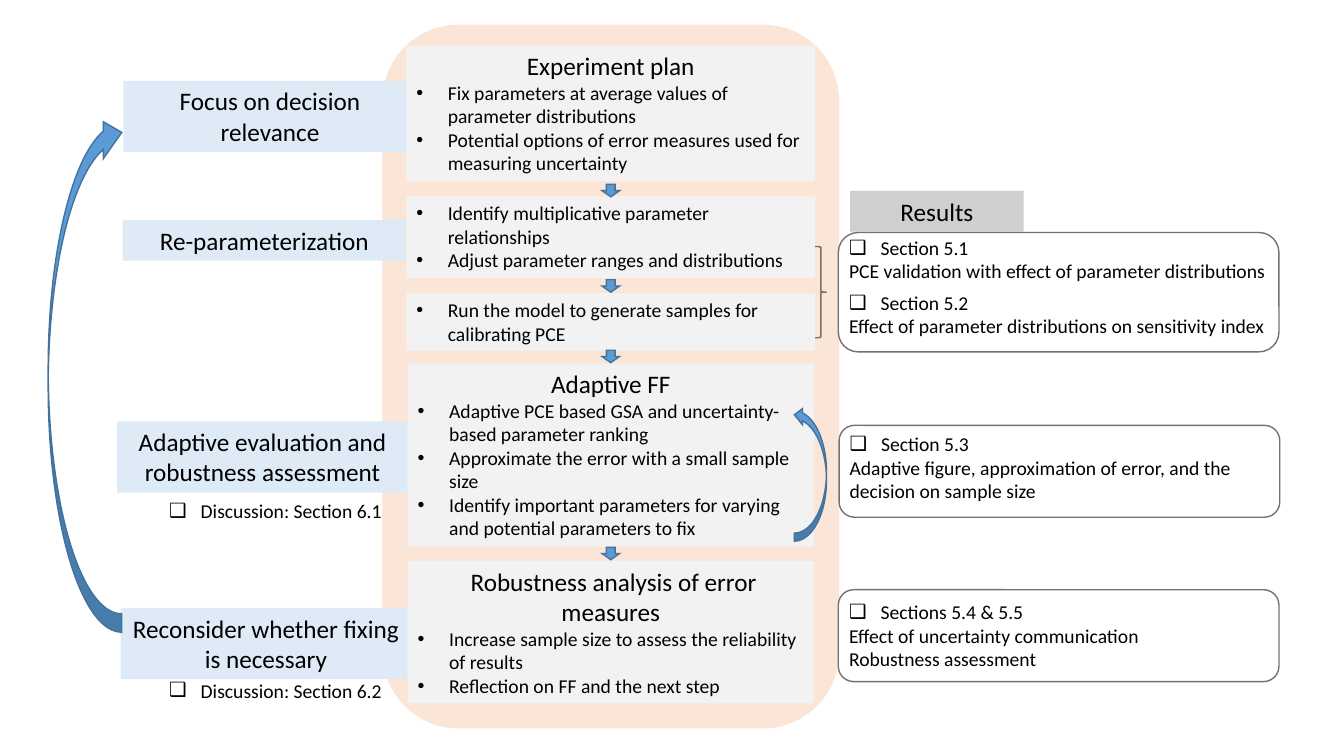
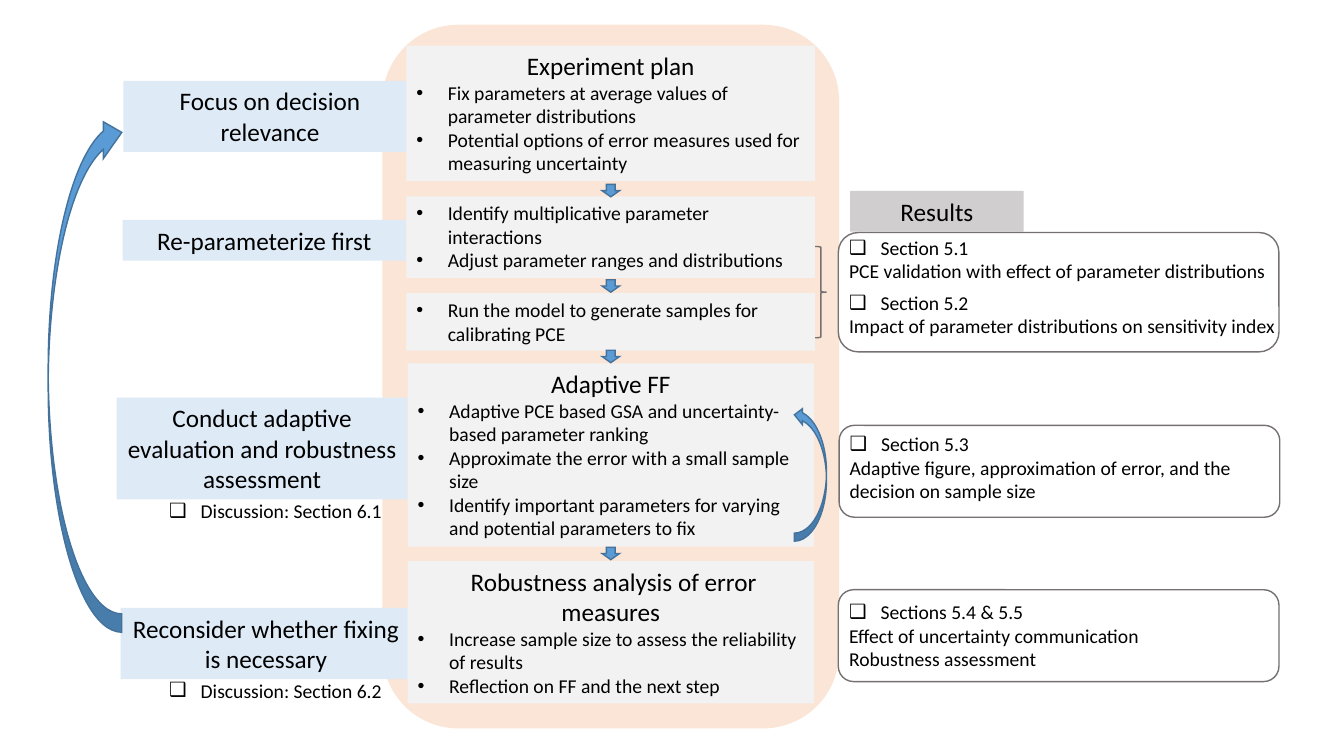
Before and after one commit to QianWanghhu/factor_fixing, a slide deck: slide 3 of output/paper0915/figure/Figures.pptx (slide 1 before the commit). Drawn at 1344x756 pixels with LibreOffice and Linux fonts; fonts in the diff are those of the drawing. Boxes give left, top, right and bottom in pixels: in the first picture for what was removed or moved away, otherwise in the second. Text is boxed around its words. In the diff, an @@ line names an element or a change of style, - is before the commit and + after.

```diff
--- a/output/paper0915/figure/Figures.pptx
+++ b/output/paper0915/figure/Figures.pptx
@@ text in rectangle at [448, 206, 709, 244]: text changed @@
-• Identify multiplicative parameter relationships
+• Identify multiplicative parameter interactions
@@ text in rectangle at [157, 232, 372, 254]: text changed @@
-Re-parameterization
+Re-parameterize first
@@ text at [849, 319, 1274, 336]: text changed @@
-Effect of parameter distributions on sensitivity index
+Impact of parameter distributions on sensitivity index
@@ rectangle "Conduct adaptive evaluation and robustness ...": place and size @@
-rectangle "Conduct adaptive evaluation and robustness ..." at [117, 421, 407, 493]
+rectangle "Conduct adaptive evaluation and robustness ..." at [117, 397, 407, 499]
@@ text in rectangle at [128, 409, 397, 489]: text changed @@
-Adaptive evaluation and robustness assessment
+Conduct adaptive evaluation and robustness assessment
```
Also in this commit, not shown: 1 other slide changed, 5 other files.
